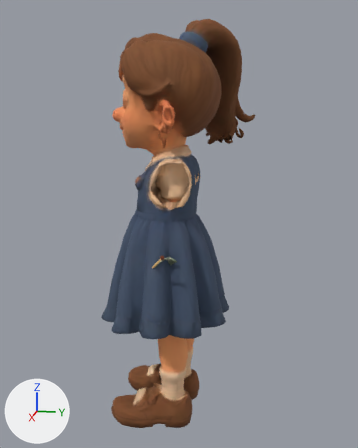
The Blender file tools/character_build/tf_lily_tripo_eyes/tf_lily_tripo_eyes.blend, before and after one commit.
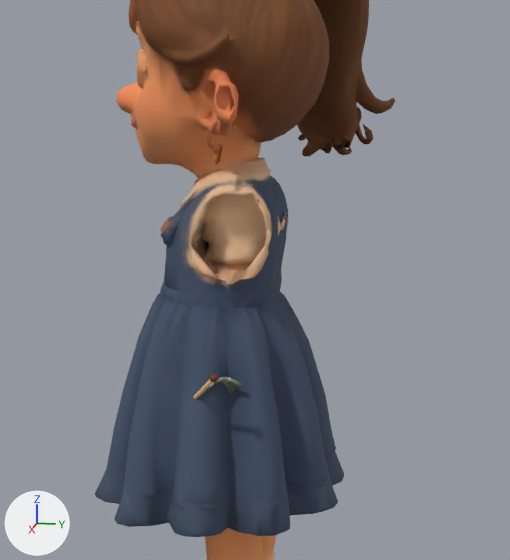
Old and new are each drawn whole from a 50 mm lens placed at (2.02, 0.441, 1.376), pointed at (-0.035, 0.03, 0.863) and again close up on the part from 15% to 88% of the width and 14% to 78% of the height. The axes (+X, +Y, +Z) are drawn at lower left. The lights are the same throughout. The last two pictures show the newer version.

Names of what the first close-up shows: 'tf_lily_tripoMesh' and 1 more.
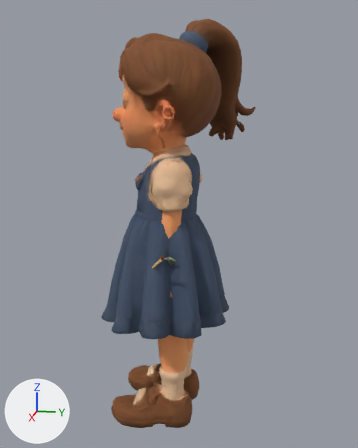
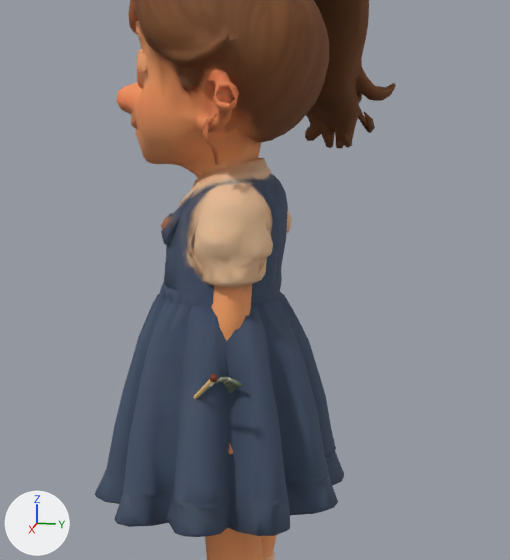
What the commit changed:
me_tf_lily_tripomesh is used by ob_tf_lily_tripomesh; location (0.0, 0.0, 0.0).
me_tf_lily_tripomesh had 12712 vertices, 23208 faces and spanned x -0.37..0.31, y -0.29..0.33, z 0.0..1.7.
me_tf_lily_tripomesh now has 12713 vertices, 23210 faces and spans x -0.37..0.31, y -0.29..0.33, z 0.0..1.7.
me_tf_lily_tripomesh part 1: 961 vertices moved from x -0.34..0.23, y -0.17..0.32, z 0.66..1.43 to x -0.35..0.24, y -0.17..0.31, z 0.63..1.43; 742 vertices removed from x -0.33..0.23, y -0.16..0.33, z 0.65..1.43; 743 vertices added at x -0.35..0.24, y -0.17..0.33, z 0.6..1.43.

Pixel boxes (x1, y1, x2, y2) of what changed, in the close-ups (510 x 560 px; the box of a moved part takes in the faces that stretch with it):
'tf_lily_tripoMesh', reshaped: before (95, 0, 395, 560); after (95, 0, 396, 560)
part 1 of me_tf_lily_tripomesh, moved or reshaped: before (138, 49, 395, 284); after (138, 49, 396, 454)
